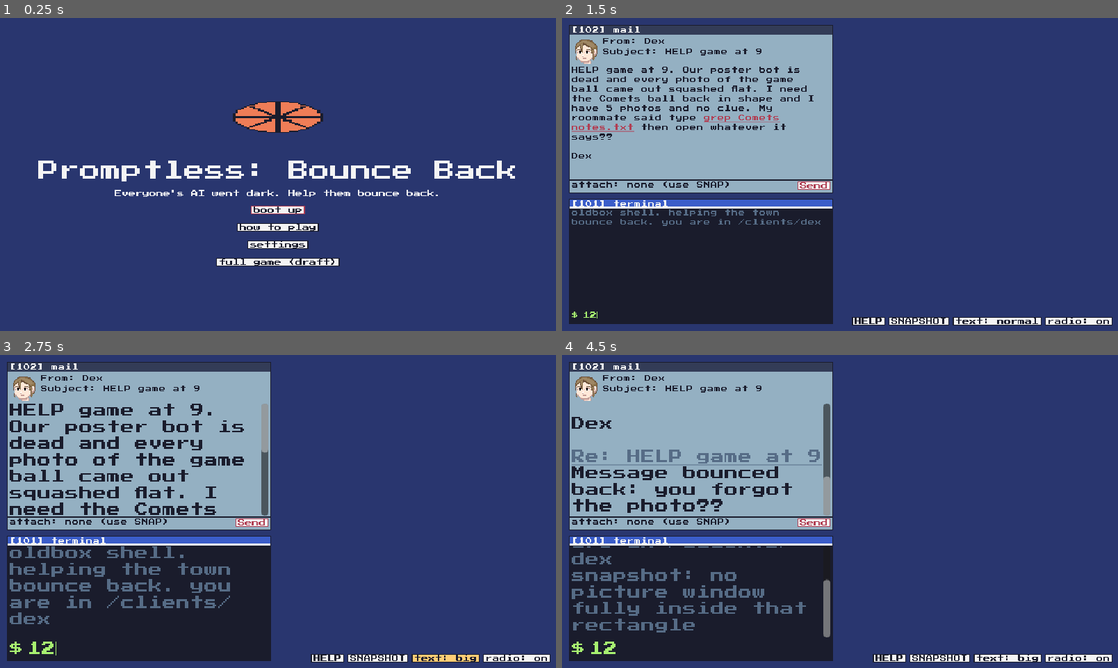
Above: before the commit, frames 1-4 (two rows, left to right).
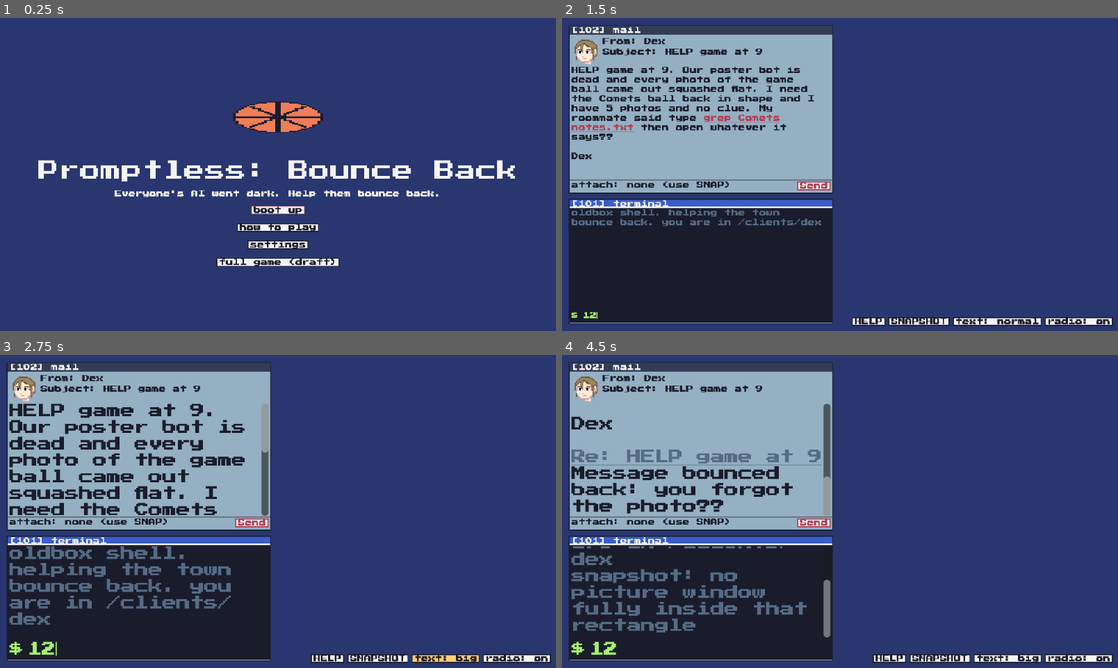
Above: after the commit, the same moments.

Repository: Gaming-RF/Promptless
Game: Godot game, scene res://scenes/main.tscn
Two runs of this game, one before a commit and one after it. Both use one fixed random seed, a clock stepped at 60 frames per second and the inputs below.
Inputs (mouse positions are in pixels of both pictures, inside the frame that each line leads up to):
- Up to frame 1 (0.25 s): no input
- Up to frame 2 (1.5 s): click "boot up" at 0.5 s; click (706, 315) at 1.27 s; type "12" at 1.35 s
- Up to frame 3 (2.75 s): click "text: normal" at 2 s
- Up to frame 4 (4.5 s): click "Send" at 2.75 s; click "SNAPSHOT" at 3.5 s; click "text: big" at 4.25 s

The runs differ from the first frame. In frame 1, 1.6% of the frame differs, in the area x 6-93%, y 26-80%; in frame 2, 4.3%; in frame 3, 4.7%, in the area x 1-100%, y 2-99%; in frame 4, 4.1%.

Commit message:
feat: auto-scale resolution to fit any window

Diff:
--- a/project.godot
+++ b/project.godot
@@ -23,7 +23,7 @@
 window/size/window_height_override=720
 window/stretch/mode="canvas_items"
 window/stretch/aspect="keep"
-window/stretch/scale_mode="integer"
+window/stretch/scale_mode="fractional"
 
 [physics]
 
Not shown, changed: docs/CONTRACTS.md
